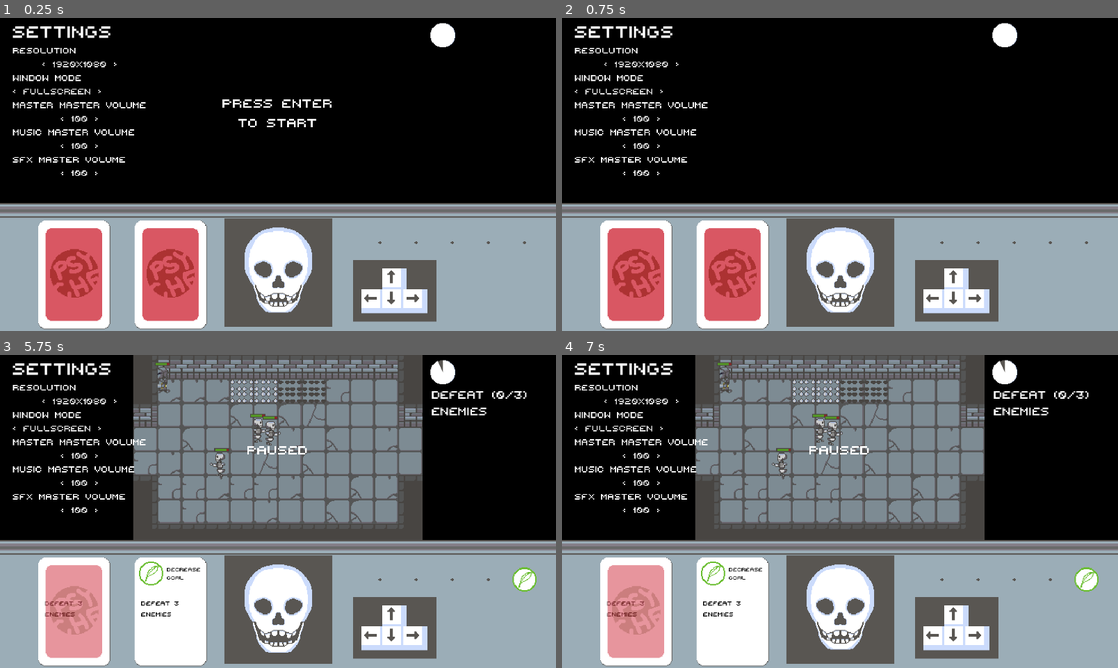
Above: before the commit, frames 1-4 (two rows, left to right).
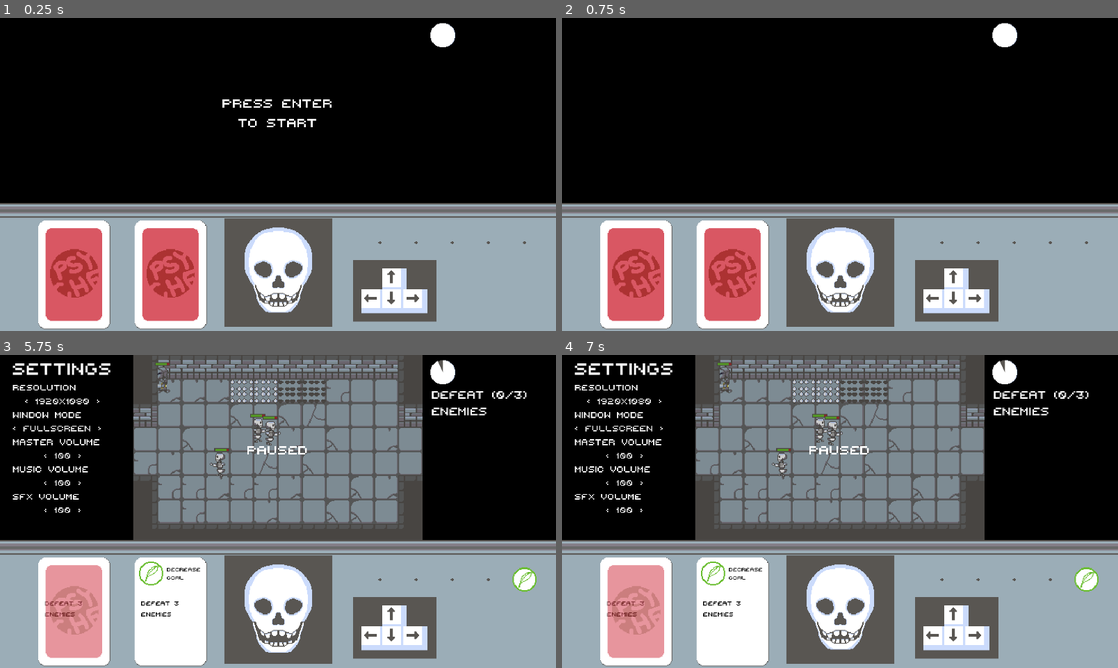
Above: after the commit, the same moments.

Repository: GoldenAppler-eng/Psyches-Dungeon
Game: Godot game, scene res://scenes/world.tscn
The game is run twice, just before and just after one commit, with the same random seed, the same clock (stepped at 60 frames per second) and the same inputs. Sound files missing from this copy of the repository are replaced by a short silence.
Inputs (mouse positions are in pixels of both pictures, inside the frame that each line leads up to):
- Up to frame 1 (0.25 s): no input
- Up to frame 2 (0.75 s): click (639, 64) at 0.5 s, where only the run before the commit has a clickable "1920x1080"
- Up to frame 3 (5.75 s): click (77, 455) at 1.25 s, where only the run before the commit has a clickable "100"; tap Enter (start) at 2, 3.5, 3.6 s; move the mouse to (400, 495) at 2.02 s; hold Right (move_right) 2.03-2.78 s; hold Space (attack) 2.03-2.78 s; click (400, 495) at 2.17 s; move the mouse to (166, 527) at 2.77 s; hold Down (move_down) 2.78-3.53 s; tap E (open_chest) at 2.85, 5.1 s; move the mouse to (333, 442) at 3.52 s; hold Right (move_right) 3.53-4.28 s; move the mouse to (250, 574) at 4.27 s; hold Up (move_up) 4.28-5.03 s; tap Space (attack) at 4.35 s; click (250, 574) at 4.42 s; move the mouse to (444, 558) at 5.02 s; hold Left (move_left) from 5.03 s (still down); tap Escape (pause) at 5.65 s
- Up to frame 4 (7 s): move the mouse to (673, 464) at 5.77 s; tap Enter (start) at 5.85, 6.5 s; move the mouse to (867, 511) at 6.52 s; release Left (move_left) at 6.53 s; hold Down (move_down) from 6.53 s (still down); hold Space (attack) from 6.53 s (still down); click (867, 511) at 6.67 s

The runs differ from the first frame. In frame 1, 1.6% of the frame differs, in the area x 2-27%, y 2-51%; in frame 2, 1.6%; in frame 3, 0.8%; in frame 4, 0.8%.

Commit message:
Removed SettingsUI class name

Diff:
--- a/scenes/world.tscn
+++ b/scenes/world.tscn
@@ -132,6 +132,7 @@
 initial_menu = NodePath("start_menu")
 
 [node name="settings_ui" type="Control" parent="GUI/UI"]
+visible = false
 z_index = 30
 layout_mode = 1
 anchors_preset = 15
--- a/scripts/menu/pause_menu.gd
+++ b/scripts/menu/pause_menu.gd
@@ -2,7 +2,7 @@
 
 @export var idle_menu : Menu
 
-@export var settings_ui : SettingsUI
+@export var settings_ui : Control
 
 func enter() -> void:
 	super()
--- a/scripts/menu/resolution_controller.gd
+++ b/scripts/menu/resolution_controller.gd
@@ -22,6 +22,8 @@
 	control_button.button_pressed.connect(_on_control_button_pressed)
 	control_button.button_on_focus_exited.connect(_on_control_button_focus_exited)
 
+	focus_entered.connect(_on_focus_entered)
+
 	_update_control_button_text()
 	_set_button_focus_neighbours()
 
@@ -43,6 +45,9 @@
 	display_resolution_mode_index = resolution_mode_index
 	_update_control_button_text()
 
+func _on_focus_entered() -> void:
+	control_button.grab_focus()
+
 func _update_control_button_text() -> void:
 	control_button.set_button_text(RESOLUTION_TEXT_DICT[display_resolution_mode_index])
 
--- a/scripts/menu/settings_ui.gd
+++ b/scripts/menu/settings_ui.gd
@@ -1,4 +1,3 @@
-class_name SettingsUI
 extends Control
 
 @onready var resolution_controller: MarginContainer = $MarginContainer/container/resolution_controller
@@ -7,4 +6,5 @@
 	focus_entered.connect(_on_focus_entered)
 
 func _on_focus_entered() -> void:
+	print("focus grabbed settings_ui")
 	resolution_controller.grab_focus()
--- a/scripts/menu/volume_controller.gd
+++ b/scripts/menu/volume_controller.gd
@@ -13,7 +13,7 @@
 	focus_entered.connect(_on_focus_entered)
 	control_button.button_switched_pressed.connect(_on_volume_control_button_switched)
 
-	volume_label.text = bus_name + " " + volume_label.text
+	volume_label.text = bus_name + " Volume"
 
 	volume_value = 100 * db_to_linear(AudioServer.get_bus_volume_db(AudioServer.get_bus_index(bus_name)))
 	_update_volume_control_button_text()
@@ -22,10 +22,7 @@
 
 func _process(delta: float) -> void:
 	if Engine.is_editor_hint():
-		volume_label.text = "Volume"
-
-		if not volume_label.text.contains(bus_name):
-			volume_label.text = bus_name + " " + volume_label.text
+		volume_label.text = bus_name + " Volume"
 
 func _on_focus_entered() -> void:
 	control_button.grab_focus()
--- a/scripts/menu/window_mode_controller.gd
+++ b/scripts/menu/window_mode_controller.gd
@@ -15,6 +15,8 @@
 	control_button.button_switched.connect(_on_control_button_switched)
 	control_button.button_pressed.connect(_on_control_button_pressed)
 	control_button.button_on_focus_exited.connect(_on_control_button_focus_exited)
+
+	focus_entered.connect(_on_focus_entered)
 
 	_update_control_button_text()
 	_set_button_focus_neighbours()
@@ -47,6 +49,9 @@
 	display_window_mode_index = window_mode_index
 	_update_control_button_text()
 
+func _on_focus_entered() -> void:
+	control_button.grab_focus()
+
 func _update_control_button_text() -> void:
 	control_button.set_button_text(WINDOW_MODE_INDEX[display_window_mode_index])
 
